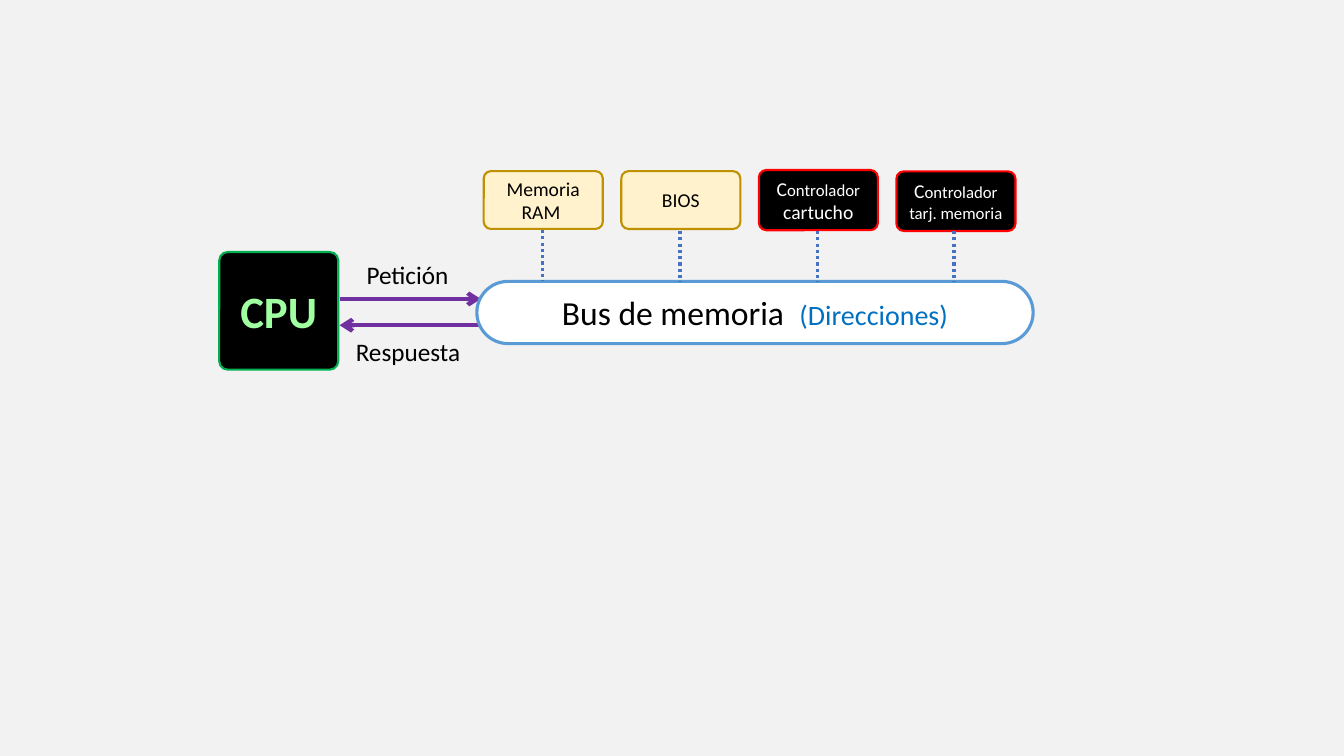
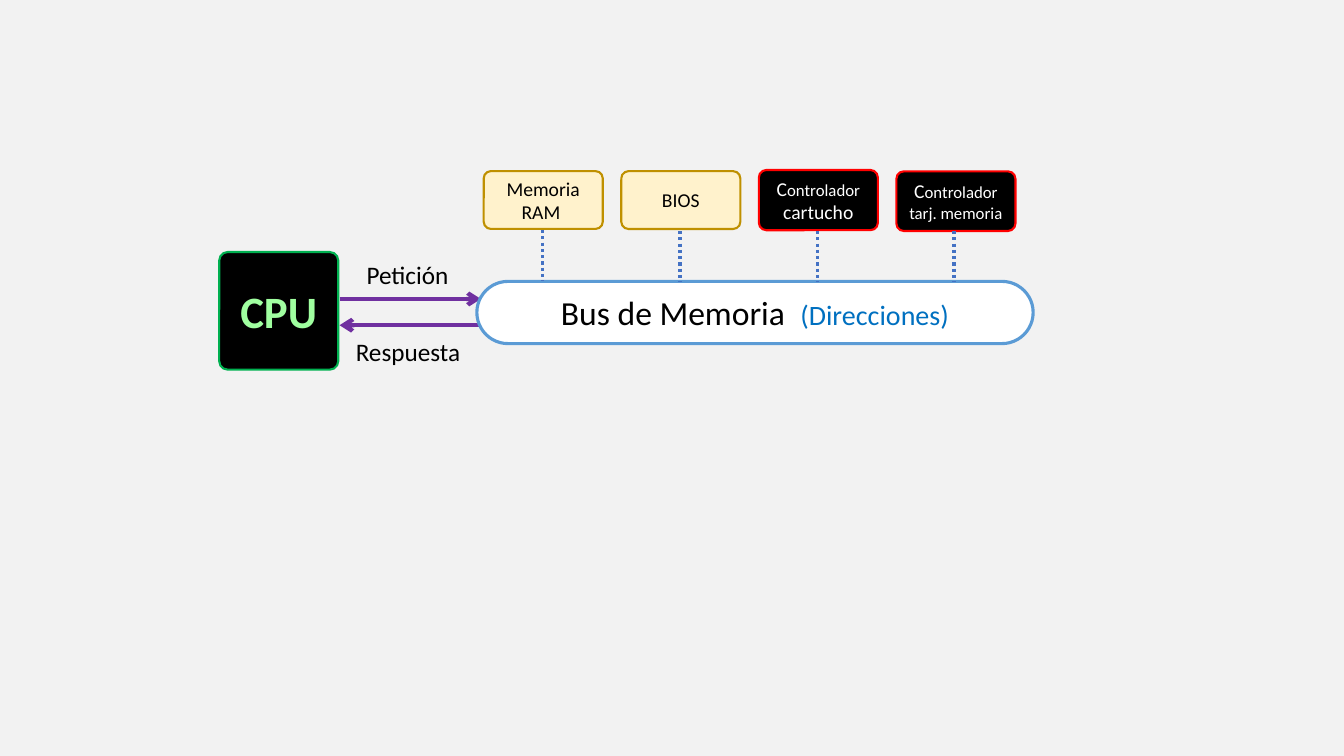
Before and after one commit to vircon32/Vircon32Documents, a slide deck: slide 4 of Specification/Spanish/Editable source images/Imágenes Spec Parte 2 - Aquitectura y buses.pptx. Drawn at 1344x756 pixels with LibreOffice and Linux fonts; fonts in the diff are those of the drawing. Boxes give left, top, right and bottom in pixels: in the first picture for what was removed or moved away, otherwise in the second. Text is boxed around its words. In the diff, an @@ line names an element or a change of style, - is before the commit and + after.

```diff
--- a/Specification/Spanish/Editable source images/Imágenes Spec Parte 2 - Aquitectura y buses.pptx
+++ b/Specification/Spanish/Editable source images/Imágenes Spec Parte 2 - Aquitectura y buses.pptx
@@ text in rounded rectangle at (x1=561, y1=301, x2=949, y2=329): text changed @@
-Bus de memoria (Direcciones)
+Bus de Memoria (Direcciones)
```
Also in this commit, not shown: 3 other files.
